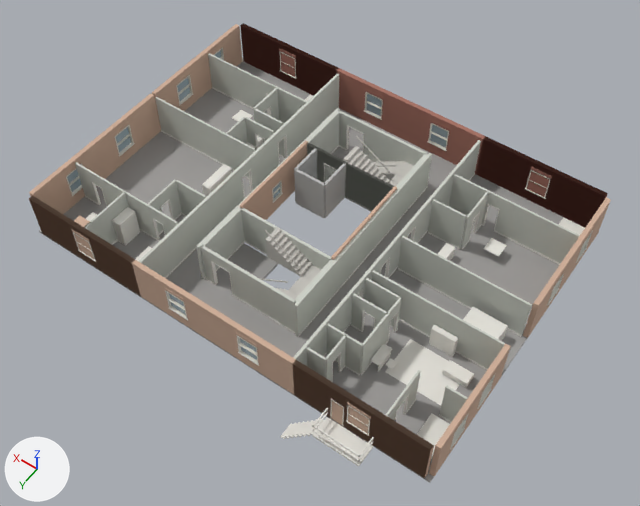
The glTF model game/assets/building/floor_04.glb, before and after one commit.
The view is the same before and after, from a camera (50 mm lens) standing at (-20.2, 28.1, 51.7) and looking at (-0.9, 1.2, 9.3). The axes (+X, +Y, +Z) are drawn at lower left. The lights are the same throughout. The older version comes first. Objects named as collision shapes, trigger or cutter boxes, shadow casters or lower levels of detail are left out. Vertices at exactly the same position are counted once.

In view in the first picture: 'F04_furniture-col', 'F04_glazing-col', 'F04_slabs-col', 'F04_stairs', 'F04_stone_trim-col', 'F04_trim', 'F04_walls-col', 'F04_walls_cbrick-col', 'F04_walls_conc-col', 'F04_walls_fbrick-col'.
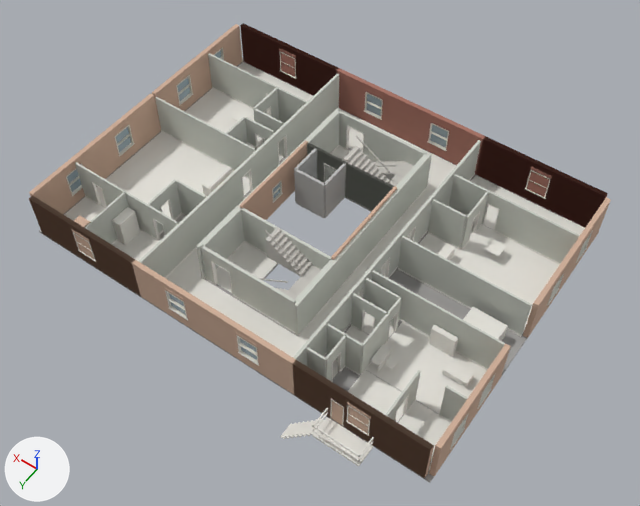
Location of each change, (x1, y1, x2, y2) in pixels of the pictures (640 x 506 px):
'F04_furniture-col', reshaped (10% taller)
    before: (86, 94, 585, 466)
    after: (64, 62, 585, 472)
part 1 of me_f04_furniture_col, added
    after: (471, 176, 563, 230)
part 2 of me_f04_furniture_col, added
    after: (419, 217, 559, 334)
part 3 of me_f04_furniture_col, added
    after: (363, 313, 394, 337)
part 4 of me_f04_furniture_col, added
    after: (345, 326, 369, 343)
part 5 of me_f04_furniture_col, added (mostly hidden)
    after: (325, 356, 338, 378)
part 6 of me_f04_furniture_col, added
    after: (348, 370, 405, 422)
part 7 of me_f04_furniture_col, added
    after: (366, 322, 487, 414)
part 8 of me_f04_furniture_col, added
    after: (398, 401, 450, 472)
part 9 of me_f04_furniture_col, added
    after: (113, 230, 159, 259)
part 10 of me_f04_furniture_col, added
    after: (64, 197, 105, 221)
part 11 of me_f04_furniture_col, added
    after: (96, 132, 250, 239)
part 12 of me_f04_furniture_col, added
    after: (238, 62, 310, 100)
part 13 of me_f04_furniture_col, added (mostly hidden)
    after: (332, 147, 350, 160)
part 14 of me_f04_furniture_col, added
    after: (216, 242, 277, 293)
part 15 of me_f04_furniture_col, added
    after: (166, 109, 456, 357)
part 16 of me_f04_furniture_col, added
    after: (185, 88, 283, 161)
'F04_slabs-col', unchanged, covered by the edit
    both: (39, 58, 599, 483)

Patch to the scene script:
```diff
--- a/game/assets/building/floor_04.glb.py
+++ b/game/assets/building/floor_04.glb.py
@@ me_f04_furniture_col @@
 # used by ob_f04_furniture_col; location = (0.0, 0.0, 0.0)
-me_f04_furniture_col.from_pydata(...)  # 790 vertices, 1212 faces; spans x -13.6..12.0, y -9.2..11.4, z 6.3..11.8
+me_f04_furniture_col.from_pydata(...)  # 980 vertices, 1512 faces; spans x -13.6..13.6, y -9.6..11.4, z 6.3..11.8
+# me_f04_furniture_col part 1: a new loose piece, a box spanning x -13.63..-5.53, y -9.63..-6.27, z 9.6..9.612, in mat_m_trim (white #edebe3)
+# me_f04_furniture_col part 2: a new loose piece, a box spanning x -13.63..-5.53, y -6.23..-0.47, z 9.6..9.612, in mat_m_trim (white #edebe3)
+# me_f04_furniture_col part 3: a new loose piece, a box spanning x -7.69..-5.53, y 3.29..4.5, z 9.6..9.612, in mat_m_trim (white #edebe3)
+# me_f04_furniture_col part 4: a new loose piece, a box spanning x -7.69..-5.53, y 4.54..6.9, z 9.6..9.612, in mat_m_trim (white #edebe3)
+# me_f04_furniture_col part 5: a new loose piece, a box spanning x -6.64..-5.53, y 6.94..8.7, z 9.6..9.612, in mat_m_trim (white #edebe3)
+# me_f04_furniture_col part 6: a new loose piece, a box spanning x -10.88..-7.73, y 6.52..9.63, z 9.6..9.612, in mat_m_trim (white #edebe3)
+# me_f04_furniture_col part 7: a new loose piece, a box spanning x -13.63..-7.73, y 2.69..6.48, z 9.6..9.612, in mat_m_trim (white #edebe3)
+# me_f04_furniture_col part 8: a new loose piece, a box spanning x -13.63..-10.92, y 6.52..9.63, z 9.6..9.612, in mat_m_trim (white #edebe3)
+# me_f04_furniture_col part 9: a new loose piece, a box spanning x 5.53..9.56, y 6.27..9.63, z 9.6..9.612, in mat_m_trim (white #edebe3)
+# me_f04_furniture_col part 10: a new loose piece, a box spanning x 9.6..13.63, y 6.27..9.63, z 9.6..9.612, in mat_m_trim (white #edebe3)
+# me_f04_furniture_col part 11: a new loose piece, a box spanning x 5.53..13.63, y -0.86..6.23, z 9.6..9.612, in mat_m_trim (white #edebe3)
+# me_f04_furniture_col part 12: a new loose piece, a box spanning x 5.53..13.63, y -9.63..-6.27, z 9.6..9.612, in mat_m_trim (white #edebe3)
+# me_f04_furniture_col part 13: a new loose piece, a box spanning x 0.55..3.25, y -6.75..-3.25, z 9.6..9.612, in mat_m_trim (white #edebe3)
+# me_f04_furniture_col part 14: a new loose piece, a box spanning x 0.55..3.25, y 3.25..6.75, z 9.6..9.612, in mat_m_trim (white #edebe3)
+# me_f04_furniture_col part 15: a new loose piece of 24 vertices spanning x -5.3..5.3, y -9.6..9.6, z 9.6, in mat_m_trim (white #edebe3)
+# me_f04_furniture_col part 16: a new loose piece of 14 vertices spanning x 5.5..13.6, y -6.2..-1.0, z 9.6, in mat_m_trim (white #edebe3)
+# other edits to the shape of me_f04_furniture_col do not show in these pictures
 me_f04_furniture_col.materials.append(mat_m_trim)
```
